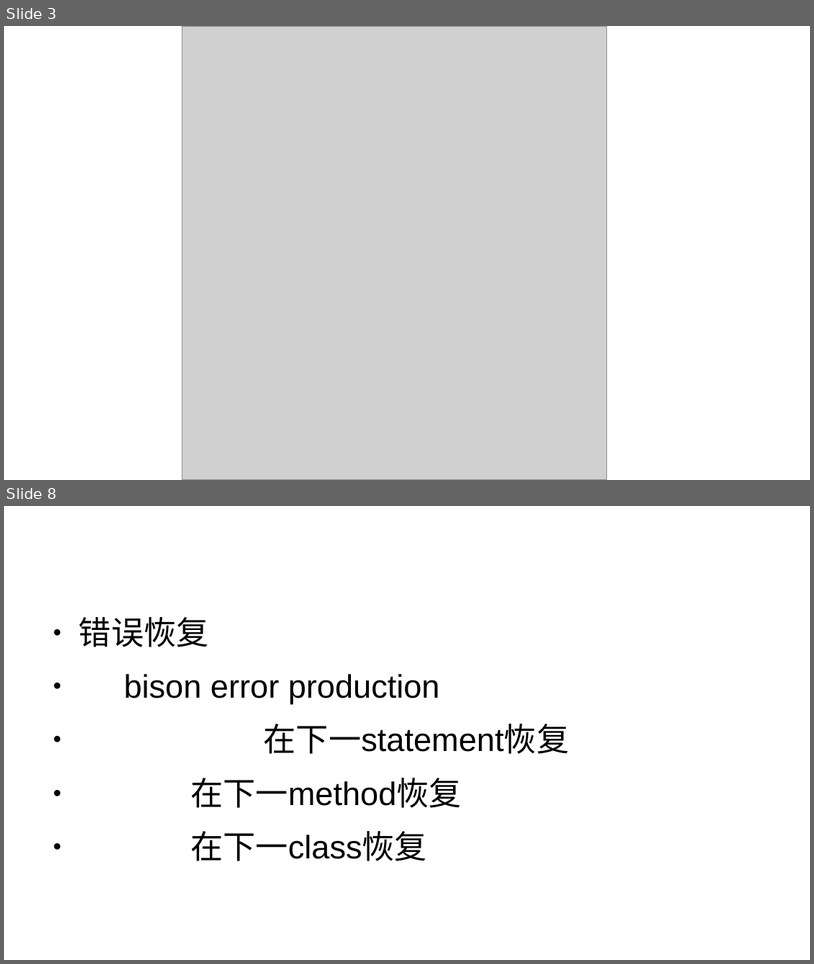
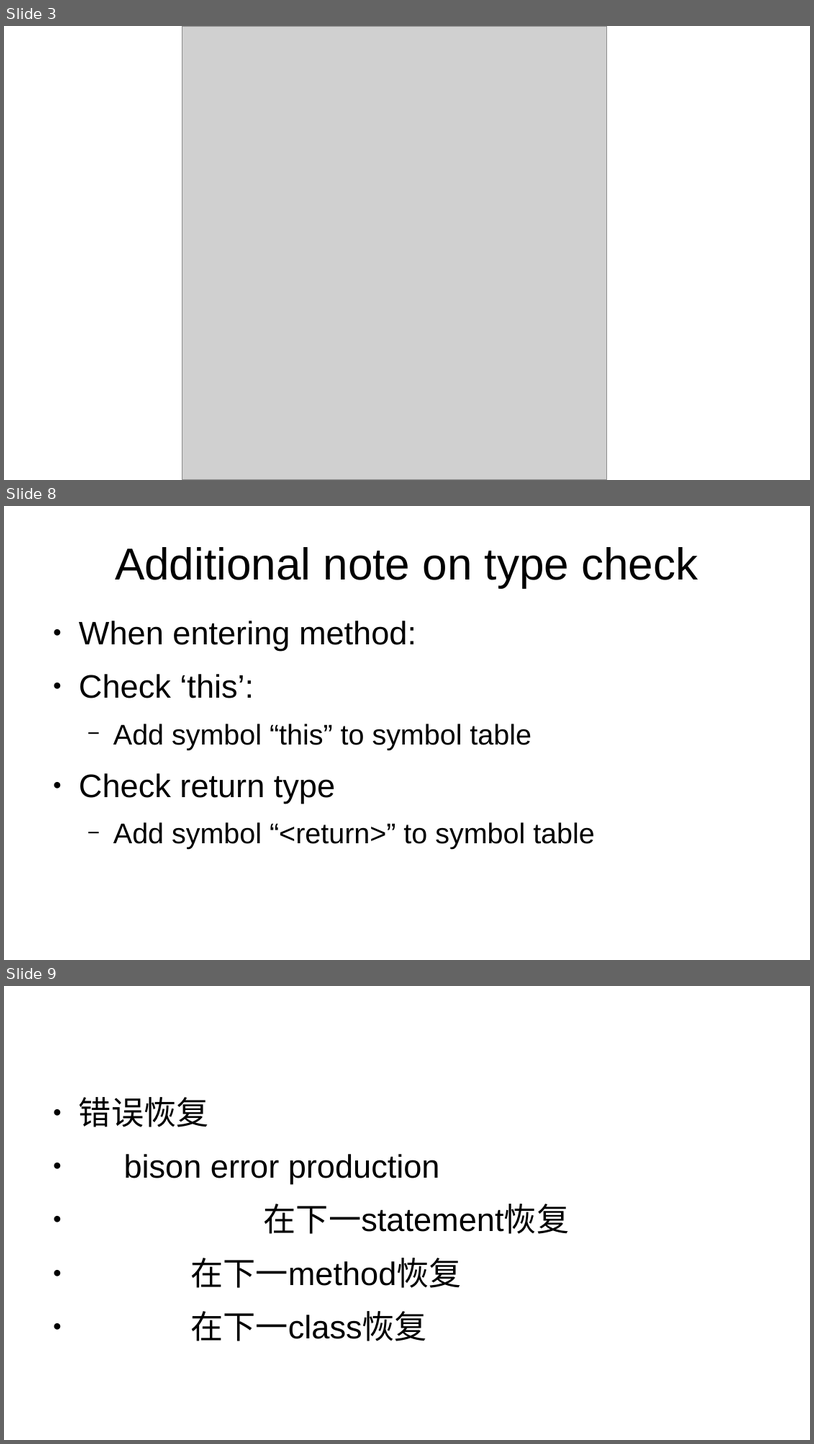
Before and after one commit to lulitao1997/minijavac, a slide deck: doc/report.odp. Shown one above the other, each under a label of ours: slides 3 and 8 before the commit, slides 3, 8 and 9 after it; the slides between them are not shown. The pictures are 814x964 and 814x1444 pixels, drawn with LibreOffice and Linux fonts; fonts in the diff are those of the drawing; grey boxes stand for pictures. Boxes give left, top, right and bottom in pixels: in the first picture for what was removed or moved away, otherwise in the second. Text is boxed around its words. In the diff, an @@ line names an element or a change of style, - is before the commit and + after.

Commit message:
fix dispatch check

```diff
--- a/doc/report.odp
+++ b/doc/report.odp
@@ slide 8 added at (4, 506, 810, 960), background #FFFFFF @@
@@ title added at (115, 547, 698, 587), 44 pt, text #000000 @@
+Additional note on type check
@@ text added at (79, 620, 595, 849), 28 pt, text #000000 @@
+● When entering method:
+● Check ‘this’:
+  − Add symbol “this” to symbol table
+● Check return type
+  − Add symbol “<return>” to symbol table
@@ what was slide 8 is now slide 9 @@
```
Also in this commit, not shown: 5 slides changed, 2 other slides added, 1 slide removed, 16 other files.
